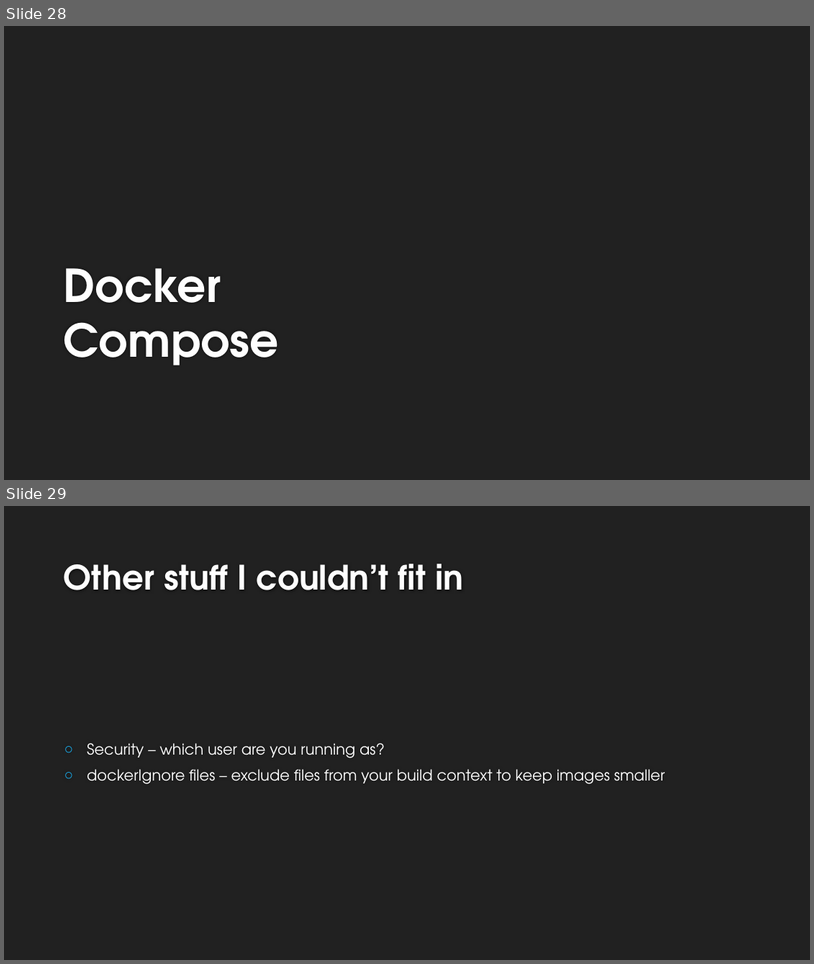
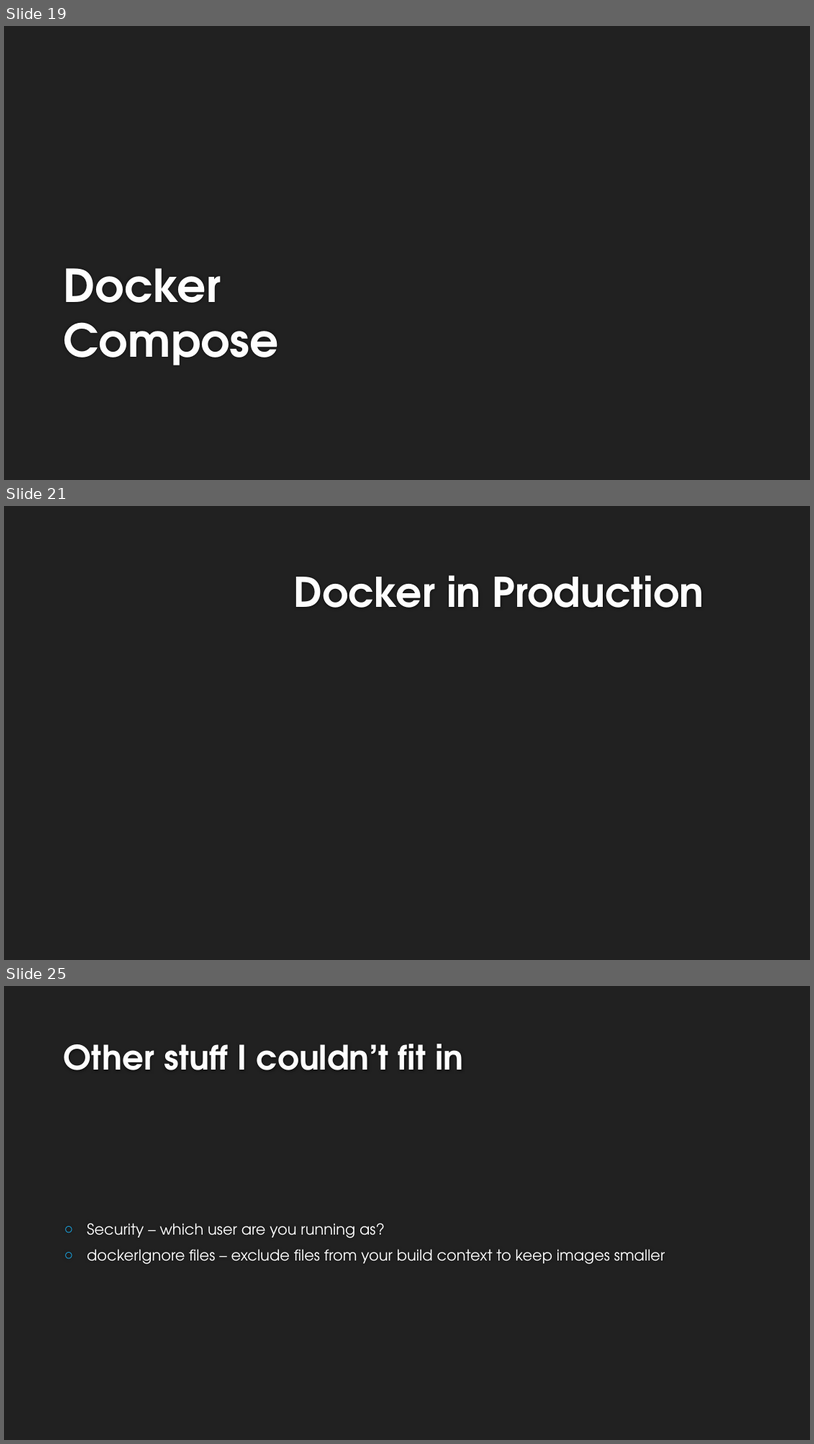
Before and after one commit to dcook-net/DockerisingDotNetAppsTalk, a slide deck: Dockerising .Net Applications v2.pptx. Shown one above the other, each under a label of ours: slides 28 and 29 before the commit, slides 19, 21 and 25 after it; the slides between them are not shown. The pictures are 814x964 and 814x1444 pixels, drawn with LibreOffice and Linux fonts; fonts in the diff are those of the drawing; background and template pictures are left out. Boxes give left, top, right and bottom in pixels: in the first picture for what was removed or moved away, otherwise in the second. Text is boxed around its words. In the diff, an @@ line names an element or a change of style, - is before the commit and + after.

```diff
--- a/Dockerising .Net Applications v2.pptx
+++ b/Dockerising .Net Applications v2.pptx
@@ slide 21 added at <box>4,506,810,960</box>, background picture (left out) @@
@@ title added at <box>293,575,705,608</box>, 48.6 pt, text #FEFEFE, bold @@
+Docker in Production
@@ what was slide 28 is now slide 19 @@
@@ what was slide 29 is now slide 25 @@
```
Also in this commit, not shown: 3 slides changed, 8 other slides added, 13 slides removed, 16 other files.
